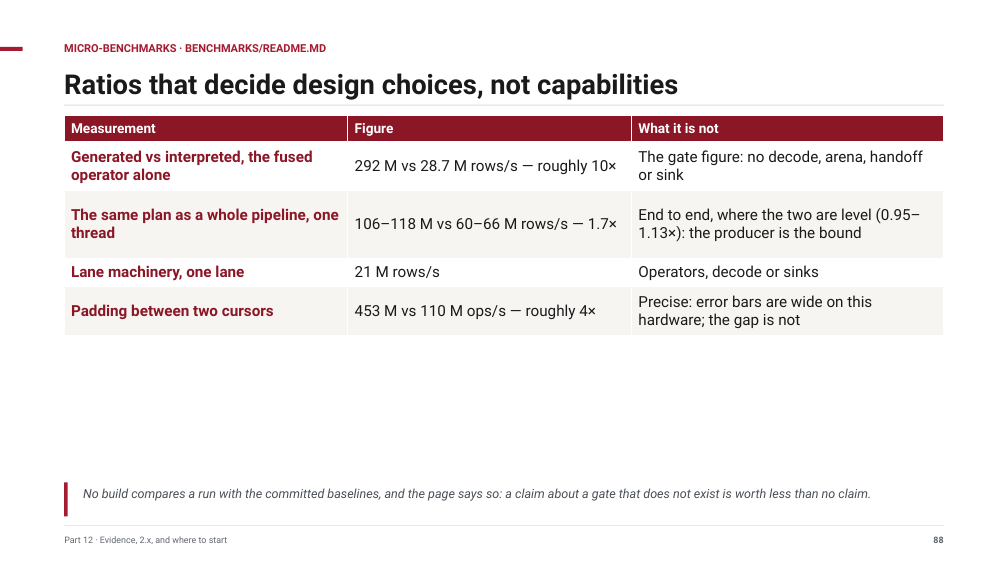
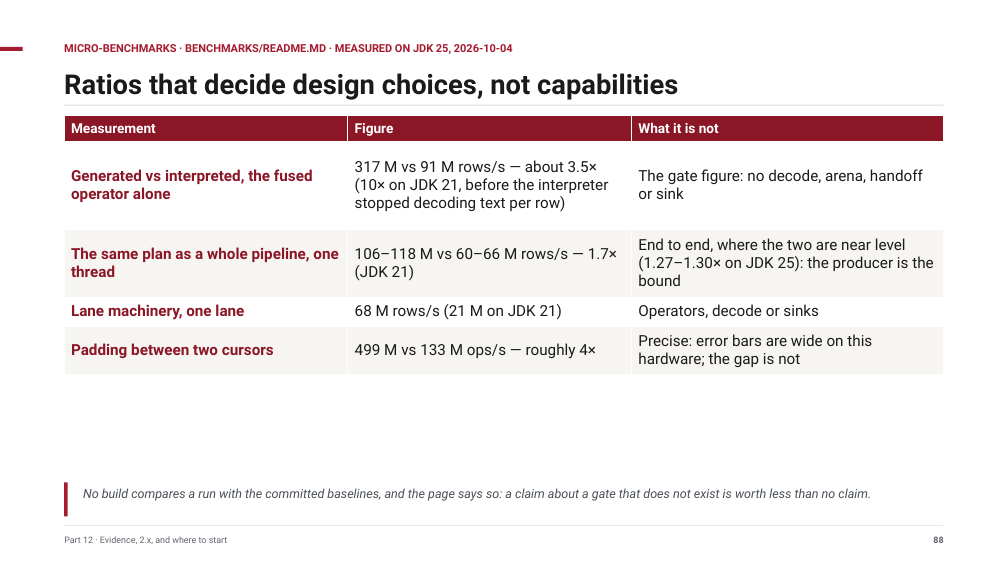
Before and after one commit to ajsinha/pravaha, a slide deck: slide 88 of docs/publications/Pravaha-Continuous-SQL-Engine-Design-and-Evidence.pptx. Drawn at 1008x567 pixels with LibreOffice and Linux fonts; fonts in the diff are those of the drawing. Boxes give left, top, right and bottom in pixels: in the first picture for what was removed or moved away, otherwise in the second. Text is boxed around its words. In the diff, an @@ line names an element or a change of style, - is before the commit and + after.

Commit message:
Publications: JDK 25 figures beside the JDK 21 ones; the 'not re-taken on 25' caveats replaced
Paper (evaluation tables and caveat; PDF rebuilt), its article edition, the deck (rebuilt, audited,
tests/deck green) and the Medium post (HTML regenerated) now quote the 2026-10-04 JDK 25 measurements
and say which figures were not re-taken (pipeline alone, subscribers, spill tier, SPILL-4, TRANSOVF-1).

```diff
--- a/docs/publications/Pravaha-Continuous-SQL-Engine-Design-and-Evidence.pptx
+++ b/docs/publications/Pravaha-Continuous-SQL-Engine-Design-and-Evidence.pptx
@@ text at box(64, 44, 513, 54): text changed @@
-MICRO-BENCHMARKS · BENCHMARKS/README.MD
+MICRO-BENCHMARKS · BENCHMARKS/README.MD · MEASURED ON JDK 25, 2026-10-04
@@ table at box(64, 116, 944, 375) @@
-row 2, column 2: 292 M vs 28.7 M rows/s — roughly 10×
+row 2, column 2: 317 M vs 91 M rows/s — about 3.5× (10× on JDK 21, before the interpreter stopped decoding text per row)
-row 3, column 2: 106–118 M vs 60–66 M rows/s — 1.7×
+row 3, column 2: 106–118 M vs 60–66 M rows/s — 1.7× (JDK 21)
-row 3, column 3: End to end, where the two are level (0.95–1.13×): the producer is the bound
+row 3, column 3: End to end, where the two are near level (1.27–1.30× on JDK 25): the producer is the bound
-row 4, column 2: 21 M rows/s
+row 4, column 2: 68 M rows/s (21 M on JDK 21)
-row 5, column 2: 453 M vs 110 M ops/s — roughly 4×
+row 5, column 2: 499 M vs 133 M ops/s — roughly 4×
```
Also in this commit, not shown: 3 other slides changed, 8 other files.
